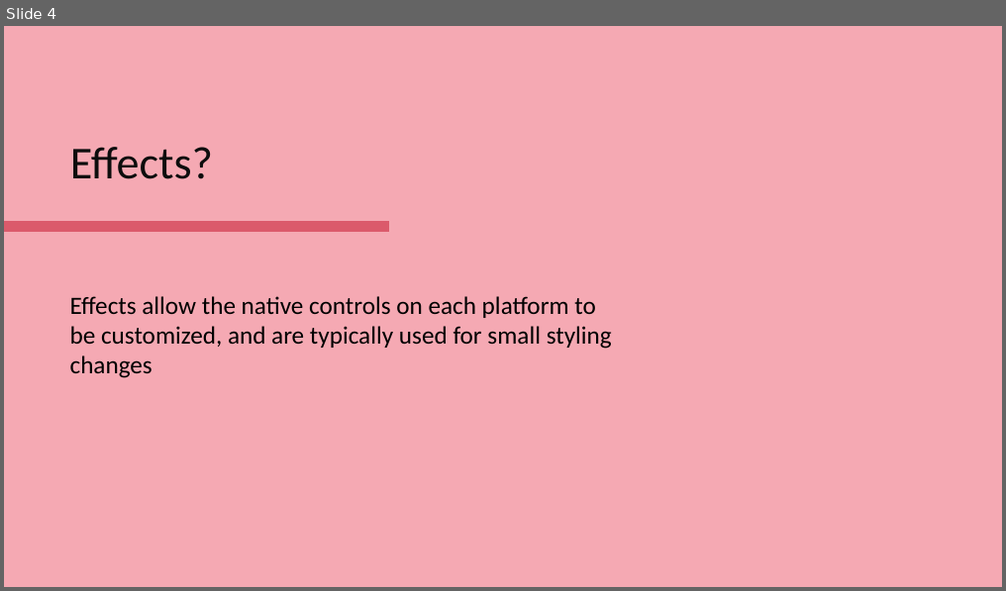
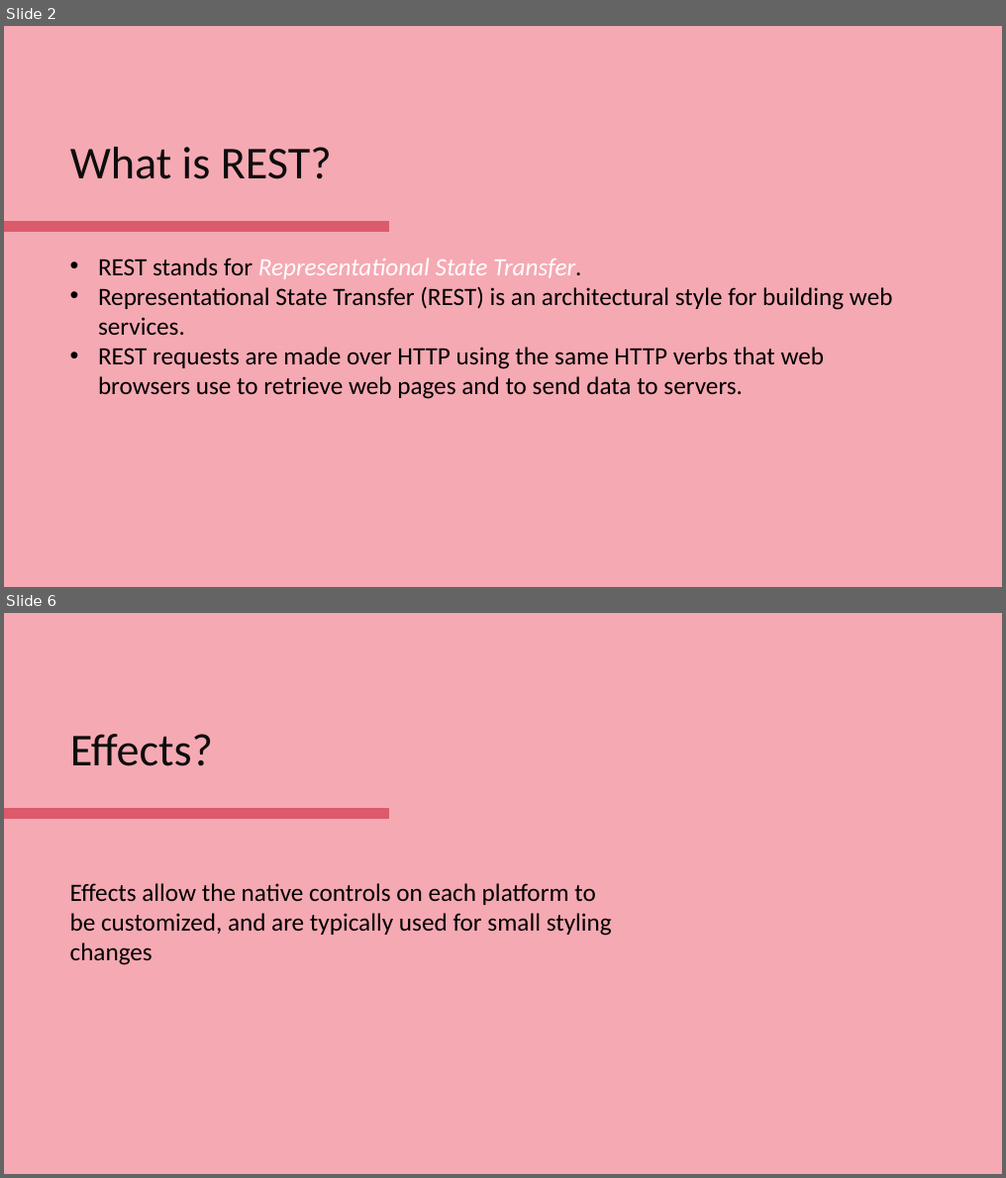
Before and after one commit to HopePH/Playground, a slide deck: PPT/WorkShop/REST Service.pptx. Shown one above the other, each under a label of ours: slide 4 before the commit, slides 2 and 6 after it; the slides between them are not shown. The pictures are 1006x591 and 1006x1178 pixels, drawn with LibreOffice and Linux fonts; fonts in the diff are those of the drawing. Boxes give left, top, right and bottom in pixels: in the first picture for what was removed or moved away, otherwise in the second. Text is boxed around its words. In the diff, an @@ line names an element or a change of style, - is before the commit and + after.

```diff
--- a/PPT/WorkShop/REST Service.pptx
+++ b/PPT/WorkShop/REST Service.pptx
@@ slide 2 added at box(4, 26, 1002, 587), background #F5A9B3 @@
@@ title added at box(70, 147, 332, 179), 44 pt, text #0D0D0D @@
+What is REST?
@@ line added from (4, 227) to (389, 227), #DB5A6B 10 pt @@
@@ text added at box(98, 258, 893, 399), 24 pt, text #000000 @@
+• REST stands for Representational State Transfer.
+• Representational State Transfer (REST) is an architectural style for building web services.
+• REST requests are made over HTTP using the same HTTP verbs that web browsers use to retrieve web pages and to send data to servers.
@@ what was slide 4 is now slide 6 @@
```
Also in this commit, not shown: 1 slide changed, 3 other slides added, 2 slides removed.
